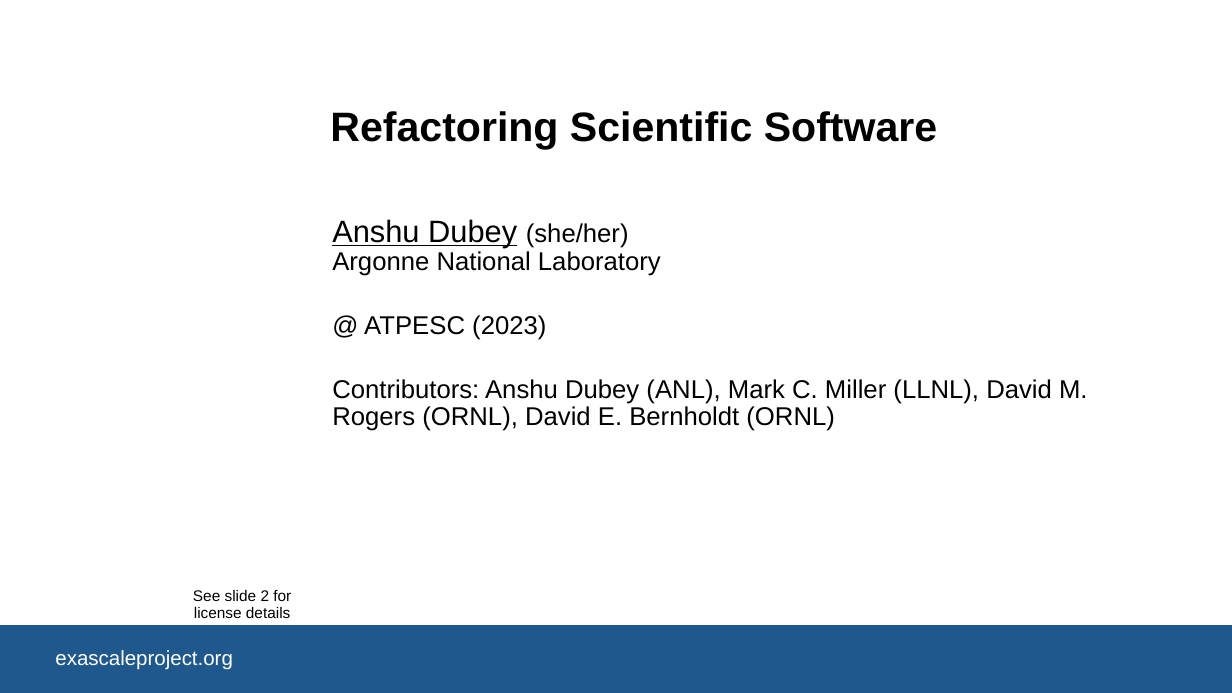
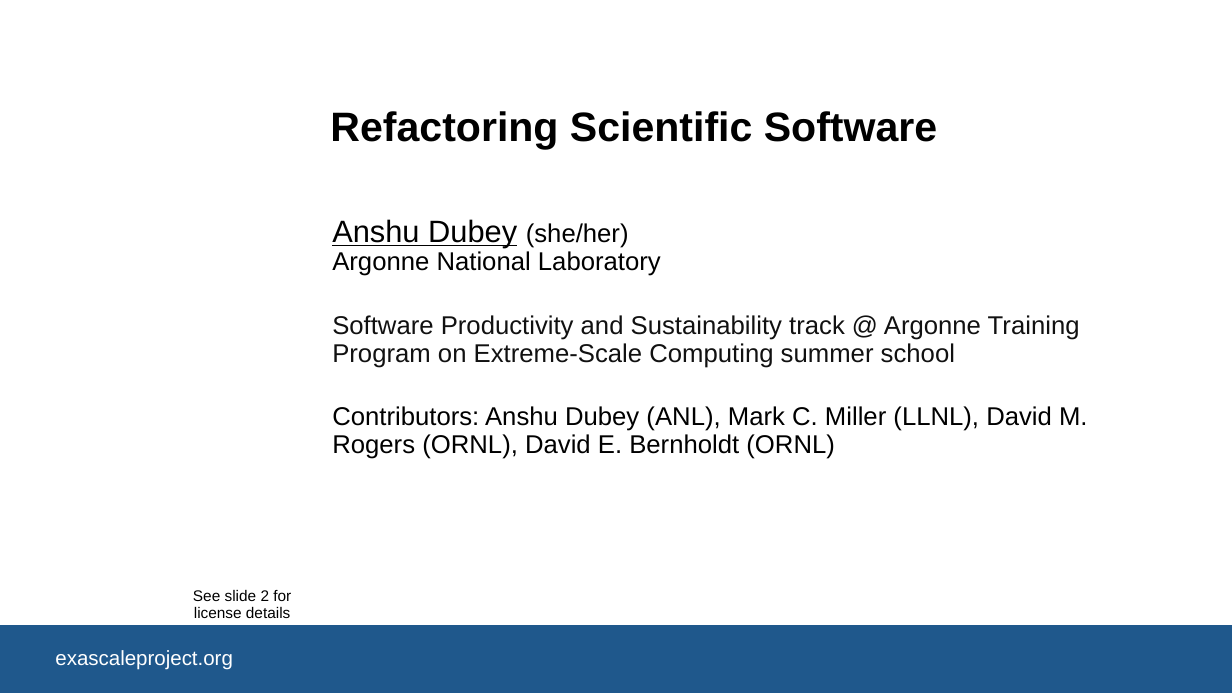
Before and after one commit to bssw-tutorial/presentations, a slide deck: slide 1 of refactoring.pptx. Drawn at 1232x693 pixels with LibreOffice and Linux fonts; fonts in the diff are those of the drawing; background and template pictures are left out. Boxes give left, top, right and bottom in pixels: in the first picture for what was removed or moved away, otherwise in the second. Text is boxed around its words. In the diff, an @@ line names an element or a change of style, - is before the commit and + after.

Commit message:
Updates for ATPESC

```diff
--- a/refactoring.pptx
+++ b/refactoring.pptx
@@ subtitle at (332, 315, 1080, 368): text changed; text colour #000000 to #111111 @@
-@ ATPESC (2023)
+Software Productivity and Sustainability track @ Argonne Training Program on Extreme-Scale Computing summer school
```
Also in this commit, not shown: 1 slide added, 7 other files.
